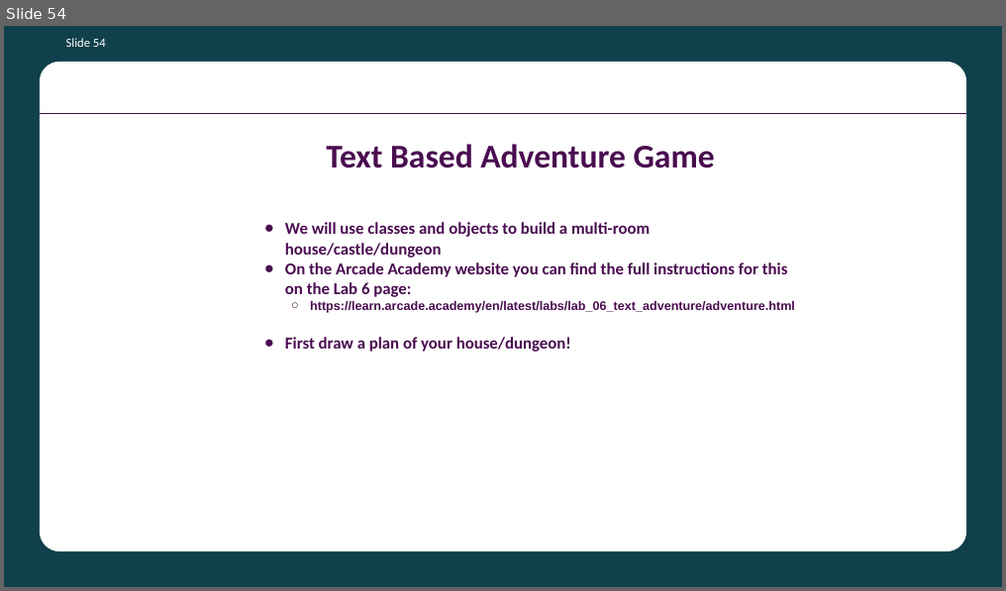
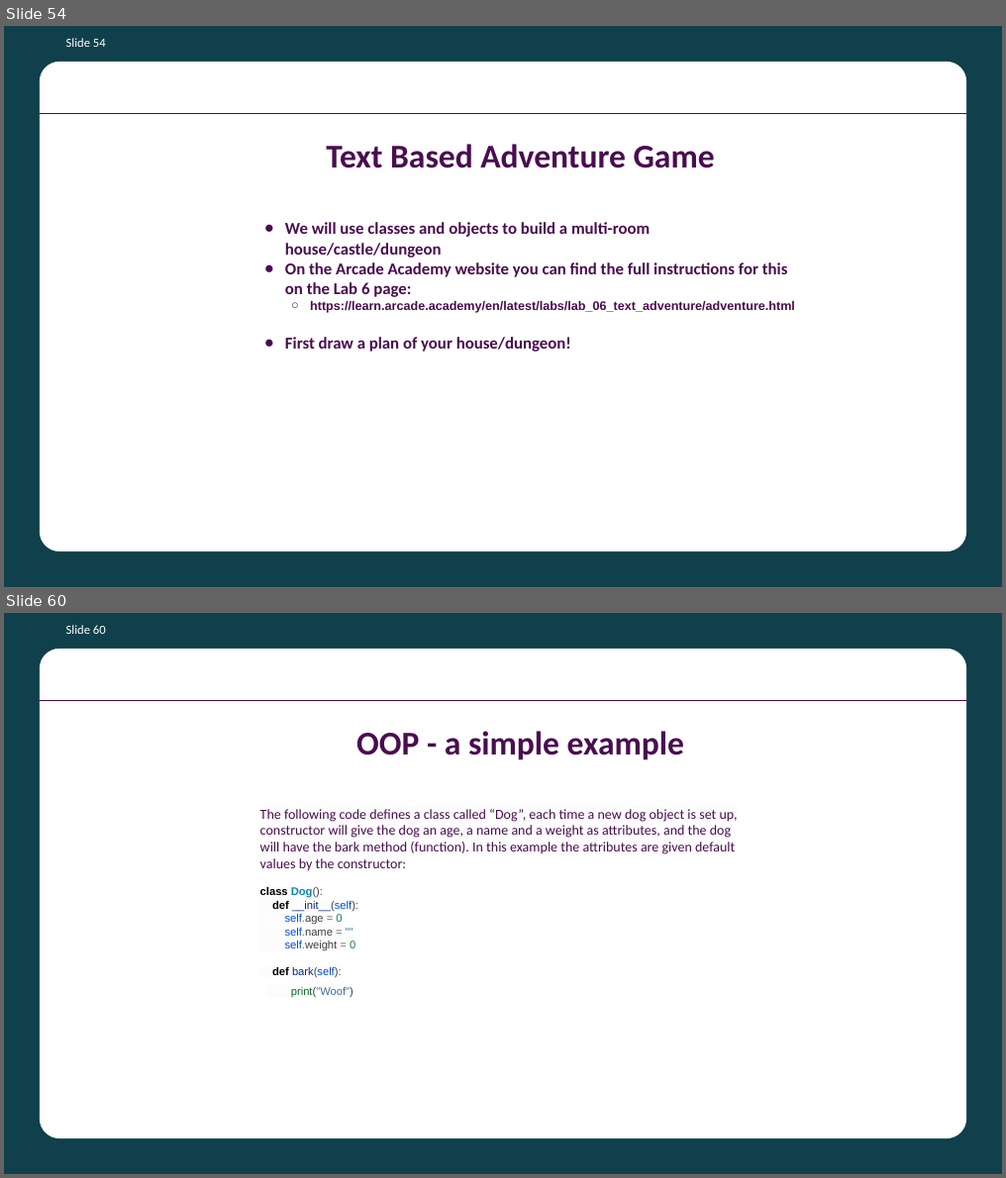
Before and after one commit to batecsw/OOP_class_work, a slide deck: Python OOP Course Presentation.pptx. Shown one above the other, each under a label of ours: slide 54 before the commit, slides 54 and 60 after it; the slides between them are not shown. The pictures are 1006x591 and 1006x1178 pixels, drawn with LibreOffice and Linux fonts; fonts in the diff are those of the drawing; background and template pictures are left out. Boxes give left, top, right and bottom in pixels: in the first picture for what was removed or moved away, otherwise in the second. Text is boxed around its words. In the diff, an @@ line names an element or a change of style, - is before the commit and + after.

```diff
--- a/Python OOP Course Presentation.pptx
+++ b/Python OOP Course Presentation.pptx
@@ slide 60 added at (4, 613, 1002, 1174), background #10404B; not listed: 2 template elements that a slide beside it also shows @@
@@ page number added at (66, 625, 106, 634), 18 pt, text #FFFFFF @@
+Slide 60
@@ title added at (356, 731, 684, 761), 48 pt, text #4A0D50, bold @@
+OOP - a simple example
@@ title added at (260, 809, 738, 998), 20 pt, text #4A0D50 @@
+The following code defines a class called “Dog”, each time a new dog object is set up, constructor will give the dog an age, a name and a weight as attributes, and the dog will have the bark method (function). In this example the attributes are given default values by the constructor:
+class Dog():
+def __init__(self):
+self.age = 0
+self.name = ""
+self.weight = 0
+def bark(self):
+print("Woof")
```
Also in this commit, not shown: 10 other slides added, 2 other files.
